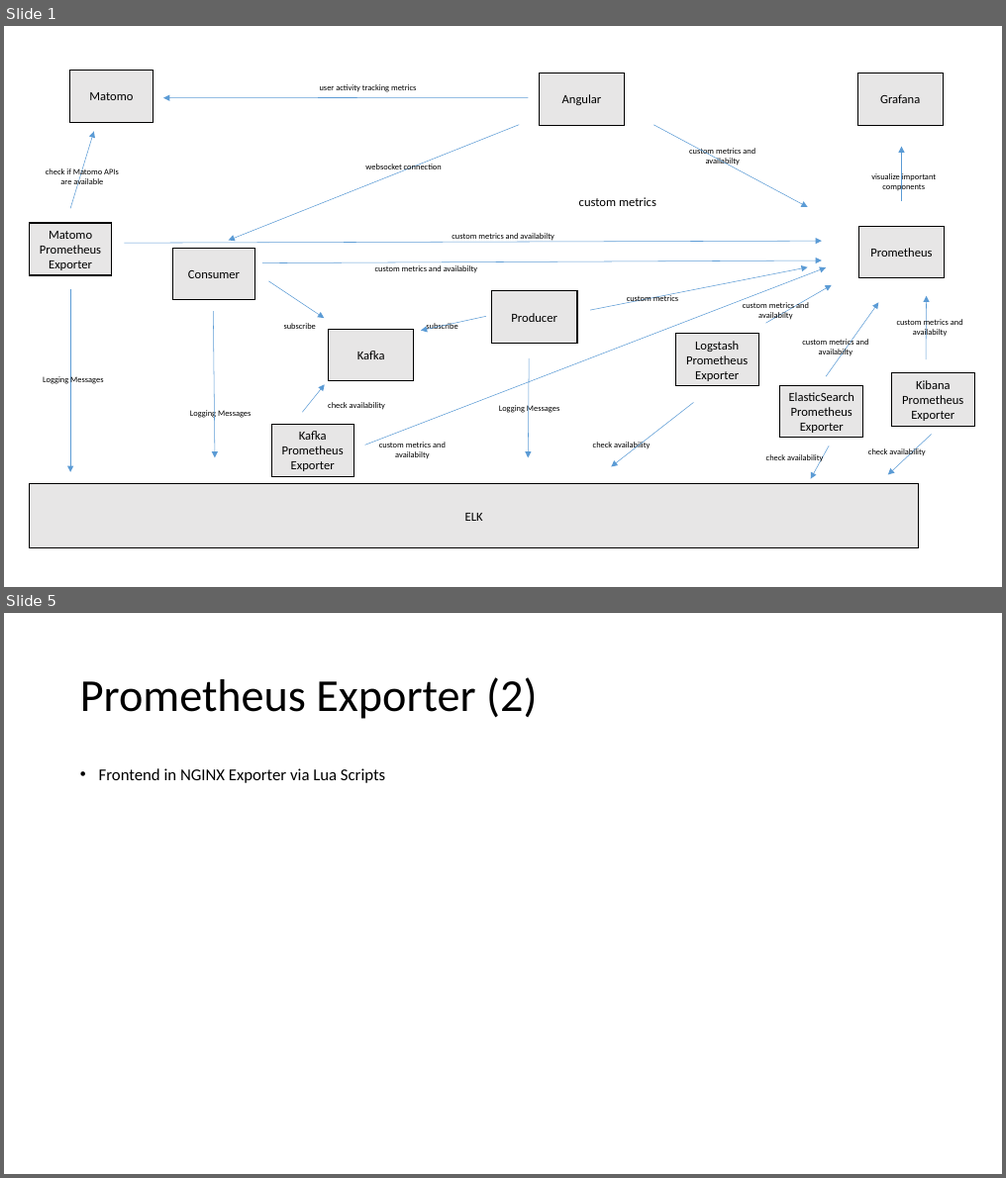
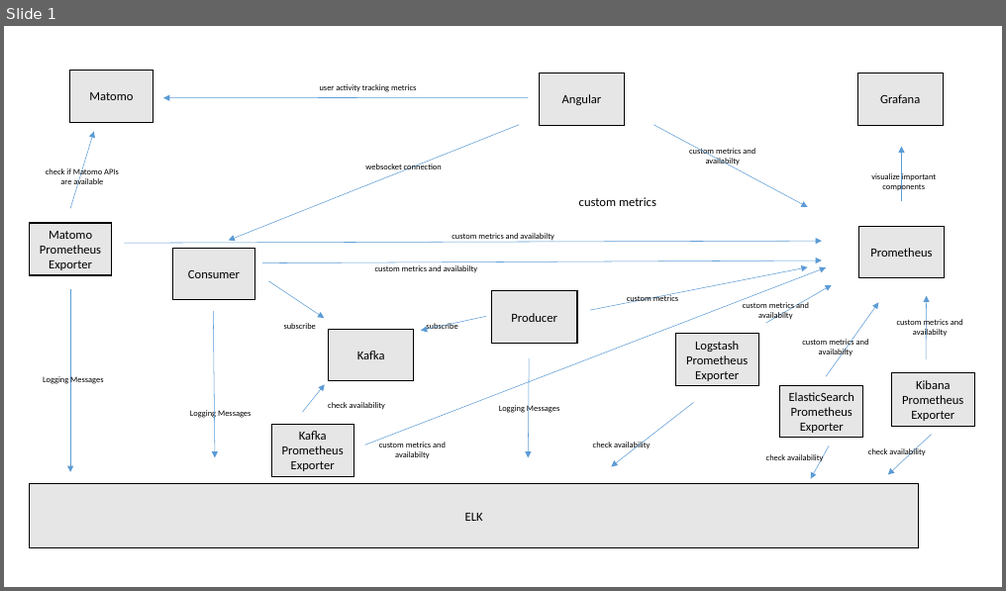
Before and after one commit to MarcelMYSchmitt/docker-playground, a slide deck: Play-Architektur.pptx. Shown one above the other, each under a label of ours: slides 1 and 5 before the commit, slide 1 after it; the slides between them are not shown. The pictures are 1006x1178 and 1006x591 pixels, drawn with LibreOffice and Linux fonts; fonts in the diff are those of the drawing. Boxes give left, top, right and bottom in pixels: in the first picture for what was removed or moved away, otherwise in the second. Text is boxed around its words. In the diff, an @@ line names an element or a change of style, - is before the commit and + after.

Commit message:
update readmes and add src to frontend

```diff
--- a/Play-Architektur.pptx
+++ b/Play-Architektur.pptx
@@ slide 5 removed at (4,613,1002,1174), background #FFFFFF @@
@@ title removed at (80,677,537,719) @@
-Prometheus Exporter (2)
@@ text removed at (99,768,385,783) @@
-• Frontend in NGINX Exporter via Lua Scripts
```
Also in this commit, not shown: 4 slides changed, 8 other files.
